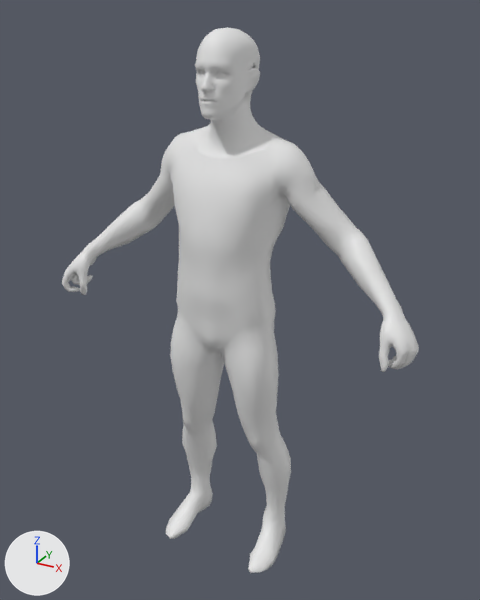
Two versions of the glTF model source/Games/ShooterGame/GameData/models/npc/base.glb, one commit apart.
Camera for both pictures: a 50 mm camera at (1.037, -1.781, 1.938) aimed at (0.023, 0.065, 1.015). Arrows for +X, +Y and +Z are at lower left; the lights stay in place. The first picture is the older version. Where no turn or scale is listed for an object, it has been applied to the vertices. Vertices at exactly the same position are counted once.

Names of what the first picture shows: 'citizen_man_01_body_01.001', 'head'.
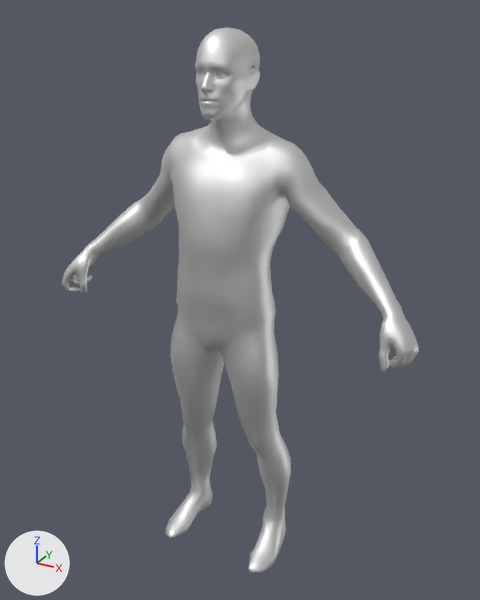
Boxes (x1, y1, x2, y2) around the edits, measured in the pictures (480 x 600 px; the box of a moved part takes in the faces that stretch with it):
```json
{"object": "head", "change": "recoloured", "before": [195, 27, 275, 158], "after": [195, 27, 275, 158]}
{"part": 1, "of": "me_citizen_man_01_body_01", "change": "moved or reshaped", "before": [181, 130, 198, 151], "after": [181, 130, 198, 151]}
```

Scene script edits in JSON lines:
```json
{"op": "add", "block": "mat_citizen_man_01_head_01", "code": ["mat_citizen_man_01_head_01 = principled_material('citizen_man_01_head_01')", "mat_citizen_man_01_head_01.base_color = (0.8, 0.8, 0.8)  # white #e7e7e7", "mat_citizen_man_01_head_01.metallic = 1.0", "mat_citizen_man_01_head_01.roughness = 0.553"]}
{"op": "add", "block": "mat_citizen_man_01_body_01", "code": ["mat_citizen_man_01_body_01 = principled_material('citizen_man_01_body_01')", "mat_citizen_man_01_body_01.base_color = (0.8, 0.8, 0.8)  # white #e7e7e7", "mat_citizen_man_01_body_01.metallic = 1.0", "mat_citizen_man_01_body_01.roughness = 0.553"]}
{"block": "me_citizen_man_01_body_01", "where": "me_citizen_man_01_body_01.from_pydata(...)  # 1754 vertices, 3488 faces; spans x -0.66..0.66, y -0.14..0.18, z 0.02..1.58"}
{"block": "me_citizen_man_01_body_01", "where": "# used by ob_citizen_man_01_body_01_001; location = (0.0, 0.0, 0.0)"}
{"block": "me_citizen_man_01_body_01", "change": "me_citizen_man_01_body_01 part 1"}
{"op": "set", "path": "me_citizen_man_01_body_01.vertices[1748].co", "old": "(-0.1, 0.02, 1.56)", "new": "(-0.14, 0.06, 1.58)", "note": "pixel (197, 140) -> pixel (195, 129)"}
{"op": "set", "path": "me_citizen_man_01_body_01.vertices[1749].co", "old": "(-0.14, 0.06, 1.58)", "new": "(-0.13, 0.1, 1.58)", "note": "pixel (195, 129) -> pixel (203, 128)"}
{"op": "set", "path": "me_citizen_man_01_body_01.vertices[1750].co", "old": "(-0.13, 0.1, 1.58)", "new": "(-0.11, 0.13, 1.56)", "note": "pixel (203, 128) -> not seen"}
{"op": "set", "path": "me_citizen_man_01_body_01.vertices[1751].co", "old": "(-0.11, 0.13, 1.56)", "new": "(-0.08, 0.13, 1.57)"}
{"op": "set", "path": "me_citizen_man_01_body_01.vertices[1752].co", "old": "(-0.08, 0.13, 1.57)", "new": "(-0.04, 0.13, 1.57)"}
{"op": "set", "path": "me_citizen_man_01_body_01.vertices[1753].co", "old": "(-0.04, 0.13, 1.57)", "new": "(-0.1, 0.02, 1.56)", "note": "not seen -> pixel (197, 140)"}
{"op": "add", "block": "me_citizen_man_01_body_01", "code": "me_citizen_man_01_body_01.materials.append(mat_citizen_man_01_body_01)  # white #e7e7e7"}
{"op": "add", "block": "me_citizen_man_01_body_01", "code": "me_citizen_man_01_body_01.materials.append(mat_citizen_man_01_head_01)  # white #e7e7e7"}
{"block": "me_citizen_man_01_body_01_001", "where": "me_citizen_man_01_body_01_001.from_pydata(...)  # 888 vertices, 1696 faces; spans x -0.138..0.139, y -0.112..0.141, z 1.519..1.886"}
{"op": "add", "block": "me_citizen_man_01_body_01_001", "code": "me_citizen_man_01_body_01_001.materials.append(mat_citizen_man_01_head_01)  # white #e7e7e7"}
```
